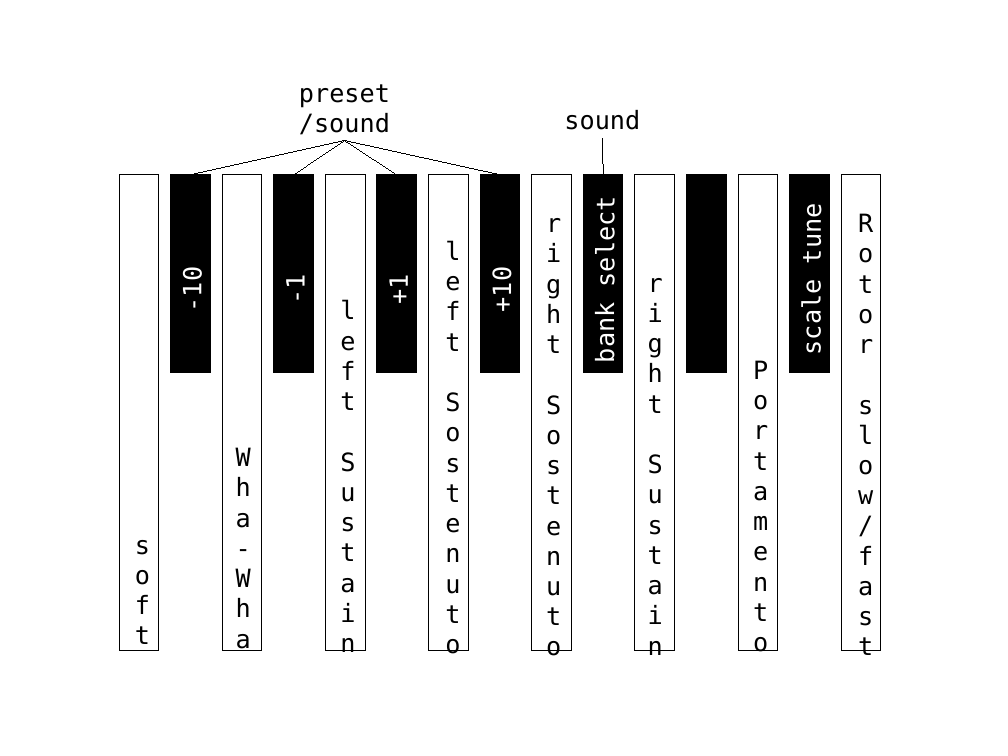
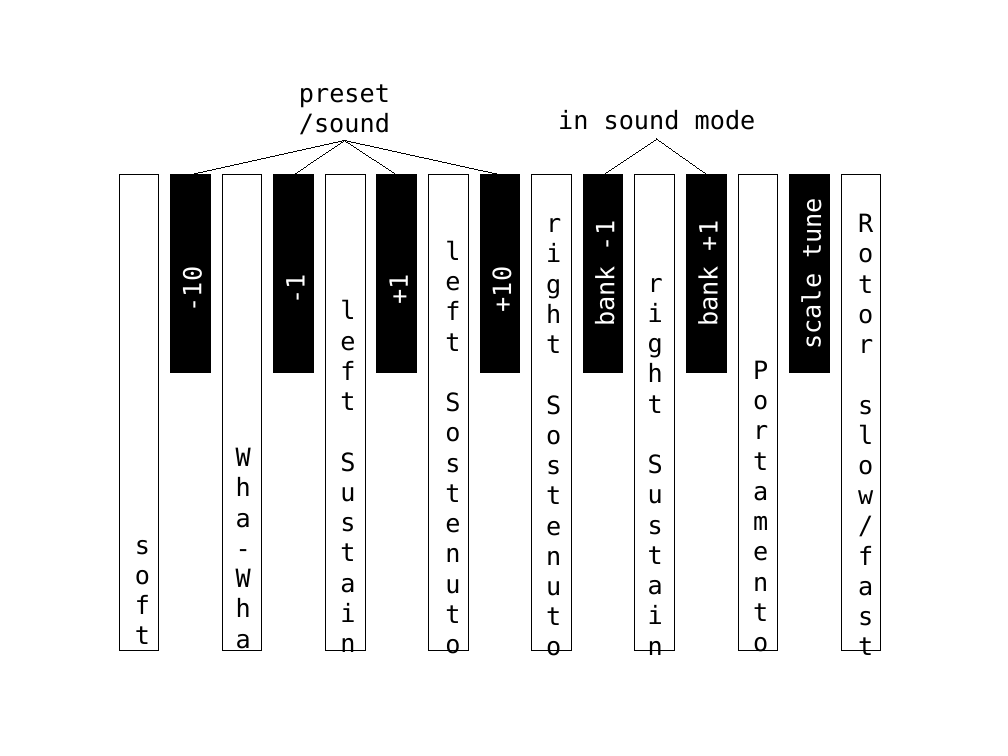
Before and after one commit to HaraldRieder/Keyboard_Controller, a slide deck: slide 1 of software/Keyboard_Controller.odp. Drawn at 1008x756 pixels with LibreOffice and Linux fonts; fonts in the diff are those of the drawing. Boxes give left, top, right and bottom in pixels: in the first picture for what was removed or moved away, otherwise in the second. Text is boxed around its words. In the diff, an @@ line names an element or a change of style, - is before the commit and + after.

Commit message:
pedal can now cycle bank up *and* down, corrected too long sound names (reason for crashes)

```diff
--- a/software/Keyboard_Controller.odp
+++ b/software/Keyboard_Controller.odp
@@ text at [558, 110, 756, 130]: text changed @@
-sound
+in sound mode
@@ line moved from (603, 139) - (603, 174) to (657, 139) - (603, 174) @@
@@ line added from (657, 139) to (708, 174), #000000 0 pt @@
@@ text "scale tune" at [797, 204, 826, 347]: alignment left to centre @@
@@ text at [591, 224, 620, 324]: text changed @@
-bank select
+bank -1
@@ text added at [694, 224, 723, 324], 18 pt, text #FFFFFF @@
+bank +1
```
Also in this commit, not shown: 3 other files.
